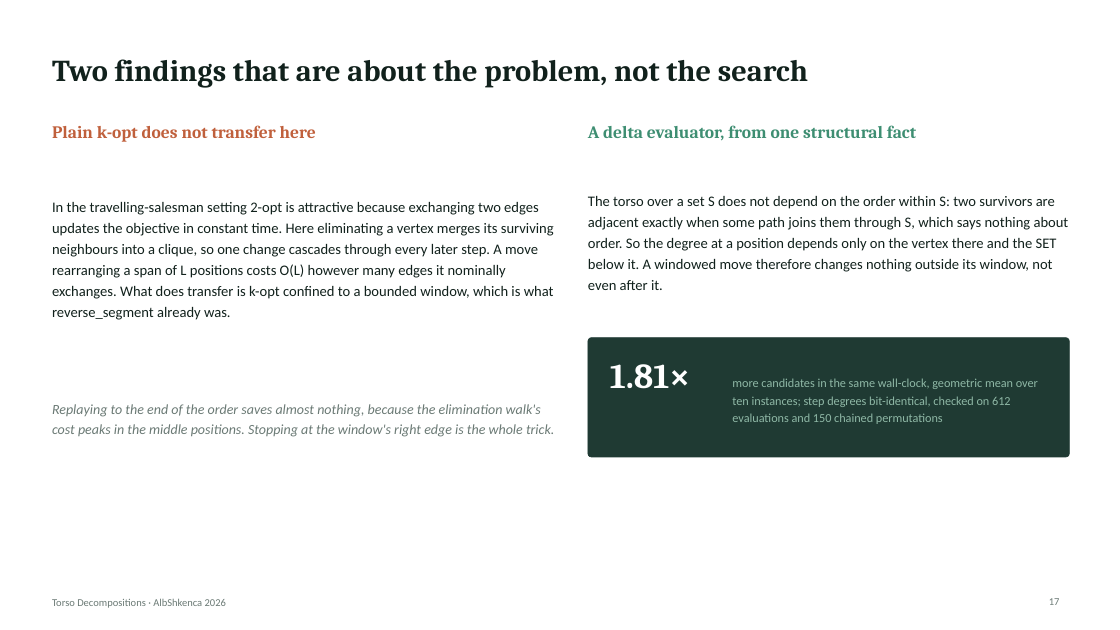
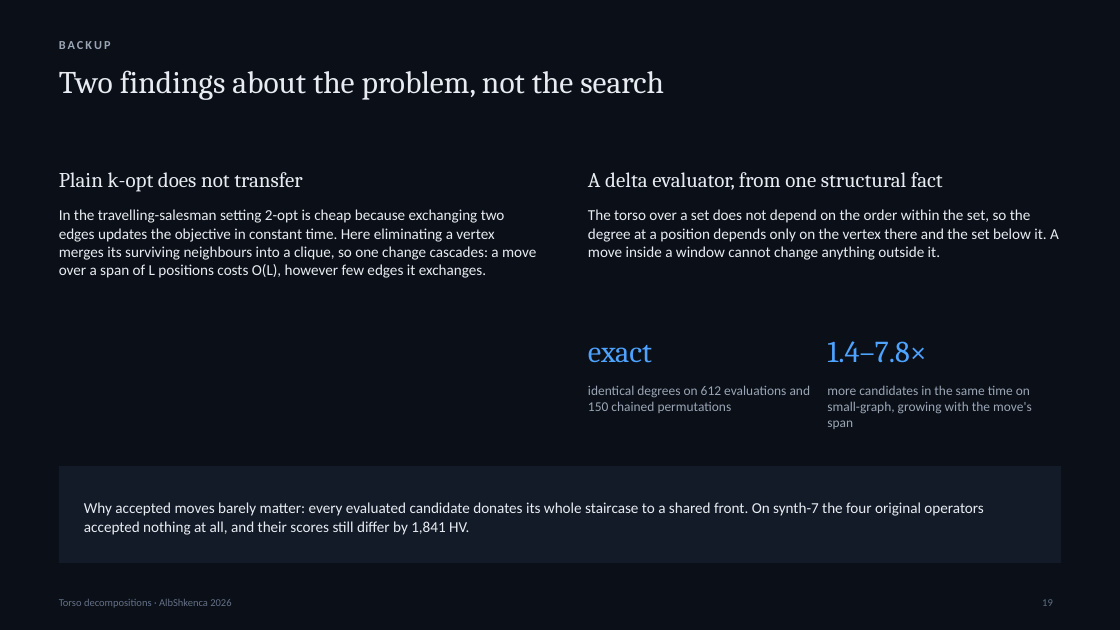
Before and after one commit to adrianymeri/SpOC3, a slide deck: slide 19 of SpOC3-Torso-Decompositions-AlbShkenca2026-EN.pptx (slide 17 before the commit). Drawn at 1120x630 pixels with LibreOffice and Linux fonts; fonts in the diff are those of the drawing. Boxes give left, top, right and bottom in pixels: in the first picture for what was removed or moved away, otherwise in the second. Text is boxed around its words. In the diff, an @@ line names an element or a change of style, - is before the commit and + after.

```diff
--- a/SpOC3-Torso-Decompositions-AlbShkenca2026-EN.pptx
+++ b/SpOC3-Torso-Decompositions-AlbShkenca2026-EN.pptx
@@ background #FFFFFF to #0B0F17 @@
@@ text added at [59,41,111,49], 10.5 pt, text #9AA6B6, bold @@
+BACKUP
@@ vertical alignment middle to top in 4 elements at [59,172,302,192], [59,209,536,278], [588,209,1059,260], [59,70,664,100] @@
@@ title at [59,70,664,100]: text changed; size 26 to 27 pt; text colour #11211C to #E8ECF2; bold off @@
-Two findings that are about the problem, not the search
+Two findings about the problem, not the search
@@ text at [59,172,302,192]: text changed; size 15 to 18 pt; text colour #C0603C to #E8ECF2; bold off @@
-Plain k-opt does not transfer here
+Plain k-opt does not transfer
@@ text "A delta evaluator, from one ...": place and size @@
-text "A delta evaluator, from one ..." at [588,125,916,141]
+text "A delta evaluator, from one ..." at [588,172,943,190]
@@ text "A delta evaluator, from one ..." at [588,172,943,190]: size 15 to 18 pt, text colour #3E8E72 to #E8ECF2, bold off; vertical alignment middle to top @@
@@ text at [59,209,536,278]: text changed; size 12.5 to 13 pt; text colour #11211C to #E8ECF2 @@
-In the travelling-salesman setting 2-opt is attractive because exchanging two edges updates the objective in constant time. Here eliminating a vertex merges its surviving neighbours into a clique, so one change cascades through every later step. A move rearranging a span of L positions costs O(L) however many edges it nominally exchanges. What does transfer is k-opt confined to a bounded window, which is what reverse_segment already was.
+In the travelling-salesman setting 2-opt is cheap because exchanging two edges updates the objective in constant time. Here eliminating a vertex merges its surviving neighbours into a clique, so one change cascades: a move over a span of L positions costs O(L), however few edges it exchanges.
@@ text at [588,209,1059,260]: text changed; size 12.5 to 13 pt; text colour #11211C to #E8ECF2 @@
-The torso over a set S does not depend on the order within S: two survivors are adjacent exactly when some path joins them through S, which says nothing about order. So the degree at a position depends only on the vertex there and the SET below it. A windowed move therefore changes nothing outside its window, not even after it.
+The torso over a set does not depend on the order within the set, so the degree at a position depends only on the vertex there and the set below it. A move inside a window cannot change anything outside it.
@@ rounded rectangle removed at [588,338,1070,457] @@
@@ text added at [588,345,652,363], 26 pt, text #4DA3FF @@
+exact
@@ text added at [827,341,926,363], 26 pt, text #4DA3FF @@
+1.4–7.8×
@@ text added at [588,385,811,413], 11.5 pt, text #9AA6B6 @@
+identical degrees on 612 evaluations and 150 chained permutations
@@ text removed at [610,364,690,389] @@
-1.81×
@@ text removed at [732,378,1038,424] @@
-more candidates in the same wall-clock, geometric mean over ten instances; step degrees bit-identical, checked on 612 evaluations and 150 chained permutations
@@ text added at [827,385,1032,429], 11.5 pt, text #9AA6B6 @@
+more candidates in the same time on small-graph, growing with the move's span
@@ text removed at [52,404,554,437] @@
-Replaying to the end of the order saves almost nothing, because the elimination walk's cost peaks in the middle positions. Stopping at the window's right edge is the whole trick.
@@ rectangle added at [59,466,1061,563], fill #131B28 @@
@@ text added at [84,502,983,535], 13 pt, text #E8ECF2 @@
+Why accepted moves barely matter: every evaluated candidate donates its whole staircase to a shared front. On synth-7 the four original operators accepted nothing at all, and their scores still differ by 1,841 HV.
@@ text at [59,599,231,608]: text changed; text colour #6B7A75 to #647187 @@
-Torso Decompositions · AlbShkenca 2026
+Torso decompositions · AlbShkenca 2026
@@ page number added at [1042,599,1053,606], 9 pt, text #647187 @@
+19
@@ page number removed at [1049,598,1060,605] @@
-17
```
Also in this commit, not shown: 5 other slides changed, 14 slides added, 15 slides removed, 5 other files.
